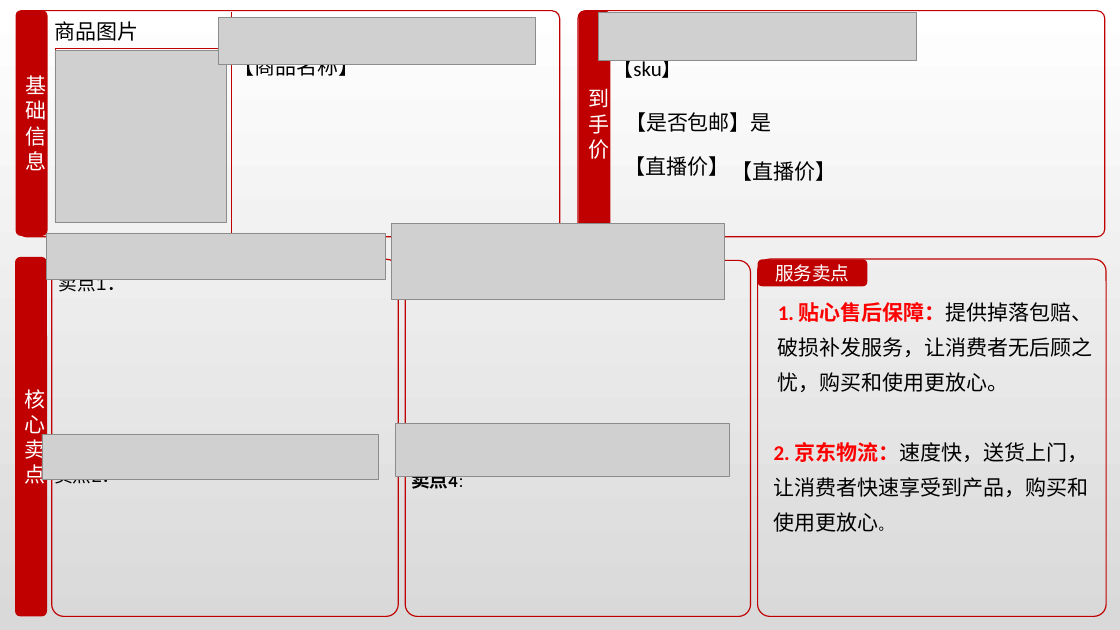
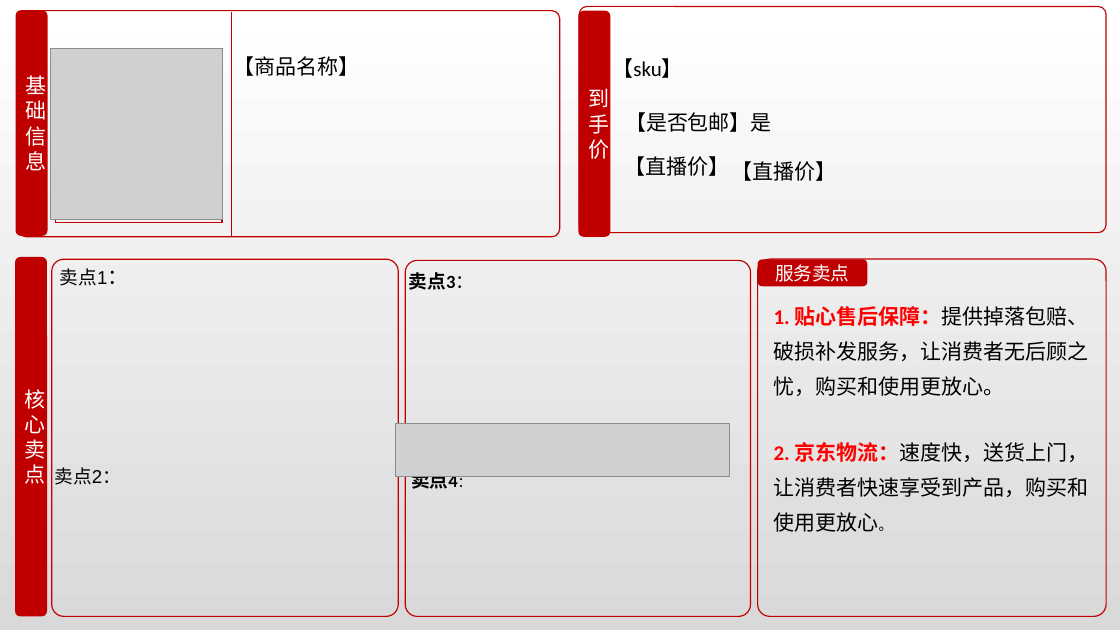
Before and after one commit to ct2864075817-create/jd-live-cards, a slide deck: slide 1 of template.pptx. Drawn at 1120x630 pixels with LibreOffice and Linux fonts; fonts in the diff are those of the drawing; grey boxes stand for pictures; background and template pictures are left out. Boxes give left, top, right and bottom in pixels: in the first picture for what was removed or moved away, otherwise in the second. Text is boxed around its words. In the diff, an @@ line names an element or a change of style, - is before the commit and + after.

```diff
--- a/template.pptx
+++ b/template.pptx
@@ rounded rectangle removed at [16, 10, 48, 236] @@
-基础信息
@@ rounded rectangle added at [16, 10, 48, 236], fill #C00000, 18 pt, text #FFFFFF @@
+基础信息
@@ rounded rectangle removed at [18, 11, 560, 237] @@
@@ rounded rectangle added at [18, 11, 560, 237], outline #C00000 1 pt @@
@@ text removed at [55, 21, 139, 41] @@
-商品图片
@@ picture removed at [218, 17, 535, 65] @@
@@ rounded rectangle removed at [578, 11, 1105, 237] @@
@@ rounded rectangle removed at [579, 11, 611, 237] @@
-到手价
@@ rounded rectangle added at [579, 11, 611, 237], fill #C00000, 18 pt, text #FFFFFF @@
+到手价
@@ rounded rectangle added at [580, 7, 1107, 233], outline #C00000 1 pt @@
@@ picture removed at [599, 13, 917, 60] @@
@@ picture: place and size @@
-picture at [55, 50, 226, 222]
+picture at [50, 48, 222, 219]
@@ picture removed at [47, 234, 386, 279] @@
@@ picture removed at [392, 223, 725, 299] @@
@@ rounded rectangle removed at [15, 257, 47, 617] @@
-核心卖点
@@ rounded rectangle added at [15, 257, 47, 617], fill #C00000, 18 pt, text #FFFFFF @@
+核心卖点
@@ text "卖点1：" rewrapped from [59, 279, 107, 292] to [60, 268, 108, 286] @@
@@ rounded rectangle removed at [52, 260, 398, 617] @@
@@ rounded rectangle added at [52, 260, 398, 617], outline #C00000 1 pt @@
@@ rounded rectangle removed at [405, 260, 750, 617] @@
@@ rounded rectangle added at [405, 260, 750, 617], outline #C00000 1 pt @@
@@ rounded rectangle removed at [758, 259, 1107, 616] @@
@@ rounded rectangle added at [758, 259, 1107, 616], outline #C00000 1 pt @@
@@ text added at [409, 272, 474, 290], 16 pt, text none, bold @@
+卖点3：
@@ text "1. 贴心售后保障：提供掉落包赔、破损补发服务，让消费者无后顾之忧，购买和使用更放心。": place and size @@
-text "1. 贴心售后保障：提供掉落包赔、破损补发服务，让消费者无后顾之忧，购买和使用更放心。" at [778, 302, 1093, 392]
+text "1. 贴心售后保障：提供掉落包赔、破损补发服务，让消费者无后顾之忧，购买和使用更放心。" at [774, 306, 1089, 396]
@@ picture removed at [42, 434, 379, 480] @@
@@ text "卖点2：" rewrapped from [54, 479, 120, 484] to [55, 467, 121, 485] @@
```
